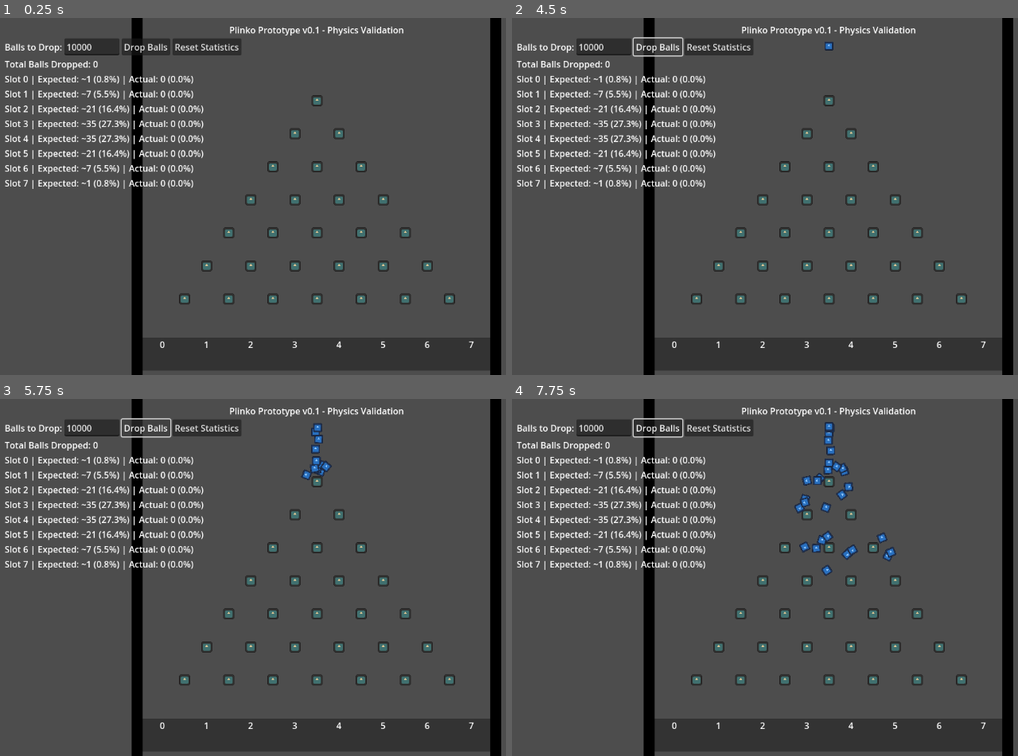
Above: before the commit, frames 1-4 (two rows, left to right).
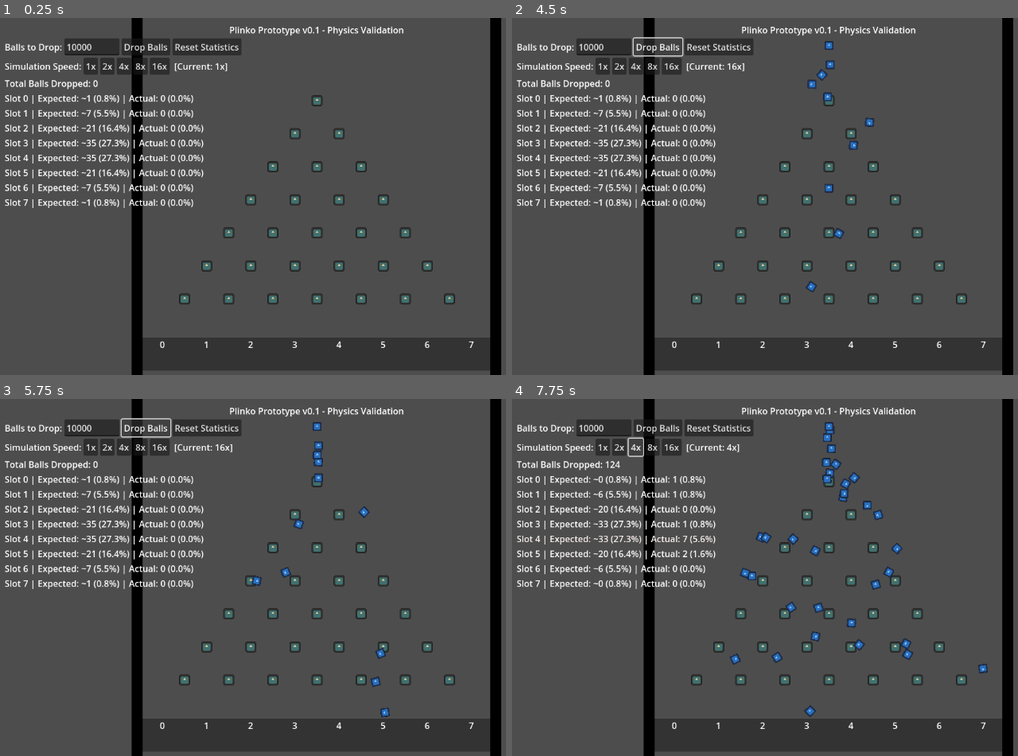
Above: after the commit, the same moments.

Repository: ifreuds/project_plinko
Game: Godot game, scene res://main.tscn
Same seed, same stepped clock (60 frames per second), same inputs: the game is played once before the commit and once after it. The engine's default icon, where the game draws it, is replaced by a stand-in: a white triangle on a blue panel in a dark square.
Inputs (mouse positions are in pixels of both pictures, inside the frame that each line leads up to):
- Up to frame 1 (0.25 s): no input
- Up to frame 2 (4.5 s): click (603, 67) at 0.5 s, where only the run after the commit has a clickable "1x"; click (618, 67) at 1.25 s, where only the run after the commit has a clickable "2x"; click (633, 67) at 2 s, where only the run after the commit has a clickable "4x"; click (653, 67) at 2.75 s, where only the run after the commit has a clickable "8x"; click (673, 67) at 3.5 s, where only the run after the commit has a clickable "16x"; click "Drop Balls" at 4.25 s
- Up to frame 3 (5.75 s): click "Drop Balls" at 5 s
- Up to frame 4 (7.75 s): click (603, 448) at 5.75 s, where only the run after the commit has a clickable "1x"; click (618, 448) at 6.5 s, where only the run after the commit has a clickable "2x"; click (633, 448) at 7.25 s, where only the run after the commit has a clickable "4x"

The runs differ from the first frame. In frame 1, 6.0% of the frame differs, in the area x 0-45%, y 11-54%; in frame 2, 6.4%; in frame 3, 6.7%; in frame 4, 8.1%, in the area x 0-95%, y 5-90%.

Commit message:
Add simulation speed control (1x/2x/4x/8x/16x)
Implemented speedup buttons to accelerate physics simulation:
- Added speed control UI with 5 speed options (1x to 16x)
- Connected buttons to Engine.time_scale modification
- Display current speed in UI label
- Allows faster testing of large ball drop sequences

🤖 Generated with [Claude Code](https://claude.com/claude-code)

Co-Authored-By: Claude <noreply@anthropic.com>

Diff:
--- a/game_manager.gd
+++ b/game_manager.gd
@@ -56,3 +56,7 @@
 
 func _on_reset_button_pressed():
 	reset_statistics()
+
+func _on_speed_button_pressed(speed: float):
+	Engine.time_scale = speed
+	ui.update_speed_label(speed)
--- a/main.tscn
+++ b/main.tscn
@@ -217,6 +217,37 @@
 layout_mode = 2
 text = "Reset Statistics"
 
+[node name="SpeedContainer" type="HBoxContainer" parent="UI/Control/VBoxContainer"]
+layout_mode = 2
+
+[node name="SpeedLabel" type="Label" parent="UI/Control/VBoxContainer/SpeedContainer"]
+layout_mode = 2
+text = "Simulation Speed:"
+
+[node name="Speed1x" type="Button" parent="UI/Control/VBoxContainer/SpeedContainer"]
+layout_mode = 2
+text = "1x"
+
+[node name="Speed2x" type="Button" parent="UI/Control/VBoxContainer/SpeedContainer"]
+layout_mode = 2
+text = "2x"
+
+[node name="Speed4x" type="Button" parent="UI/Control/VBoxContainer/SpeedContainer"]
+layout_mode = 2
+text = "4x"
+
+[node name="Speed8x" type="Button" parent="UI/Control/VBoxContainer/SpeedContainer"]
+layout_mode = 2
+text = "8x"
+
+[node name="Speed16x" type="Button" parent="UI/Control/VBoxContainer/SpeedContainer"]
+layout_mode = 2
+text = "16x"
+
+[node name="CurrentSpeedLabel" type="Label" parent="UI/Control/VBoxContainer/SpeedContainer"]
+layout_mode = 2
+text = " [Current: 1x]"
+
 [node name="TotalLabel" type="Label" parent="UI/Control/VBoxContainer"]
 layout_mode = 2
 text = "Total Balls Dropped: 0"
@@ -258,3 +289,8 @@
 
 [connection signal="pressed" from="UI/Control/VBoxContainer/InputContainer/DropButton" to="." method="_on_drop_button_pressed"]
 [connection signal="pressed" from="UI/Control/VBoxContainer/InputContainer/ResetButton" to="." method="_on_reset_button_pressed"]
+[connection signal="pressed" from="UI/Control/VBoxContainer/SpeedContainer/Speed1x" to="." method="_on_speed_button_pressed" binds= [1.0]]
+[connection signal="pressed" from="UI/Control/VBoxContainer/SpeedContainer/Speed2x" to="." method="_on_speed_button_pressed" binds= [2.0]]
+[connection signal="pressed" from="UI/Control/VBoxContainer/SpeedContainer/Speed4x" to="." method="_on_speed_button_pressed" binds= [4.0]]
+[connection signal="pressed" from="UI/Control/VBoxContainer/SpeedContainer/Speed8x" to="." method="_on_speed_button_pressed" binds= [8.0]]
+[connection signal="pressed" from="UI/Control/VBoxContainer/SpeedContainer/Speed16x" to="." method="_on_speed_button_pressed" binds= [16.0]]
--- a/ui.gd
+++ b/ui.gd
@@ -5,6 +5,7 @@
 @onready var reset_button = $Control/VBoxContainer/InputContainer/ResetButton
 @onready var total_label = $Control/VBoxContainer/TotalLabel
 @onready var stats_container = $Control/VBoxContainer/StatsContainer
+@onready var current_speed_label = $Control/VBoxContainer/SpeedContainer/CurrentSpeedLabel
 
 func _ready():
 	ball_count_input.text = "10000"
@@ -38,3 +39,6 @@
 		# Color code based on how many balls (heatmap)
 		var intensity = clamp(float(actual_count) / (float(expected_scaled) + 50.0), 0.0, 1.0)
 		stat_label.modulate = Color(1.0, 1.0 - intensity * 0.5, 1.0 - intensity * 0.5)
+
+func update_speed_label(speed: float):
+	current_speed_label.text = " [Current: %dx]" % int(speed)
